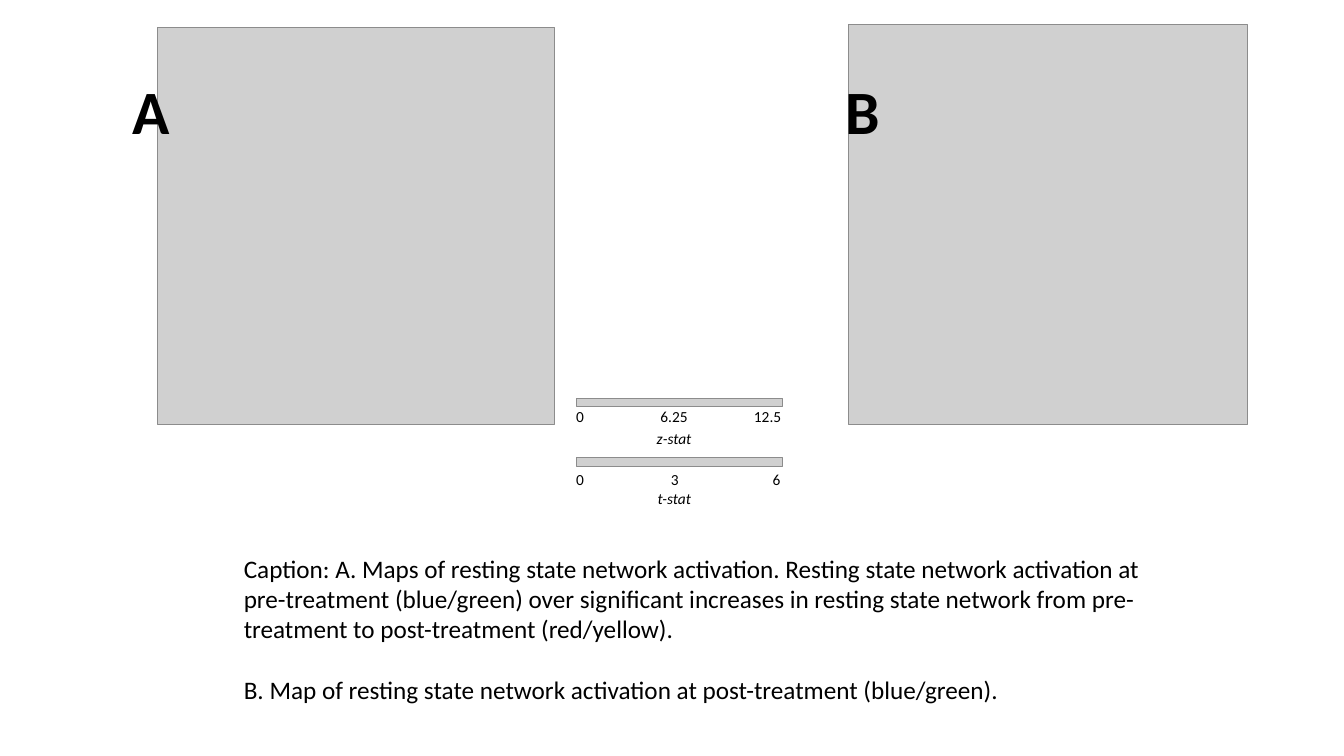
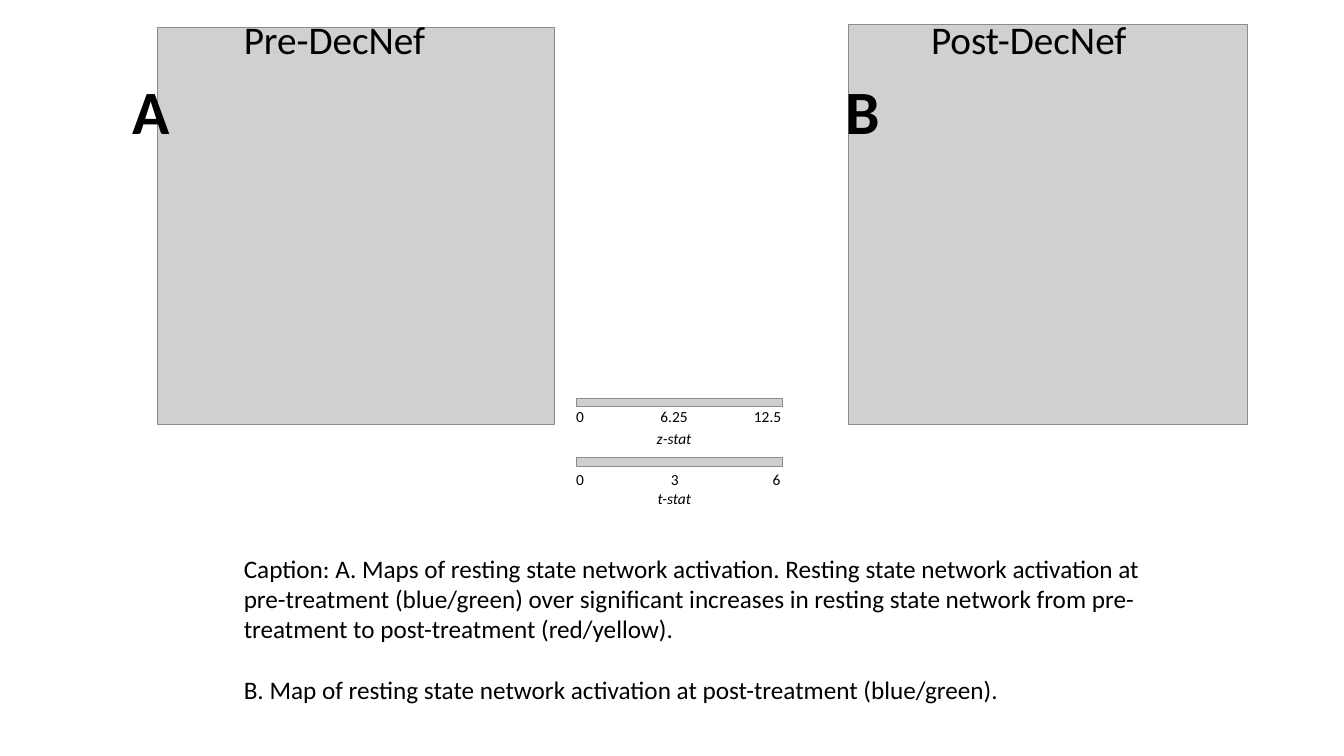
Before and after one commit to fsleyes/restingstate, a slide deck: slide 1 of restingstate_figures.pptx. Drawn at 1344x756 pixels with LibreOffice and Linux fonts; fonts in the diff are those of the drawing; grey boxes stand for pictures. Boxes give left, top, right and bottom in pixels: in the first picture for what was removed or moved away, otherwise in the second. Text is boxed around its words. In the diff, an @@ line names an element or a change of style, - is before the commit and + after.

```diff
--- a/restingstate_figures.pptx
+++ b/restingstate_figures.pptx
@@ text added at bbox=[244, 21, 425, 55], 28 pt, text #000000 @@
+Pre-DecNef
@@ text added at bbox=[931, 21, 1126, 55], 28 pt, text #000000 @@
+Post-DecNef
```
Also in this commit, not shown: 1 other slide changed, 2 other files.
